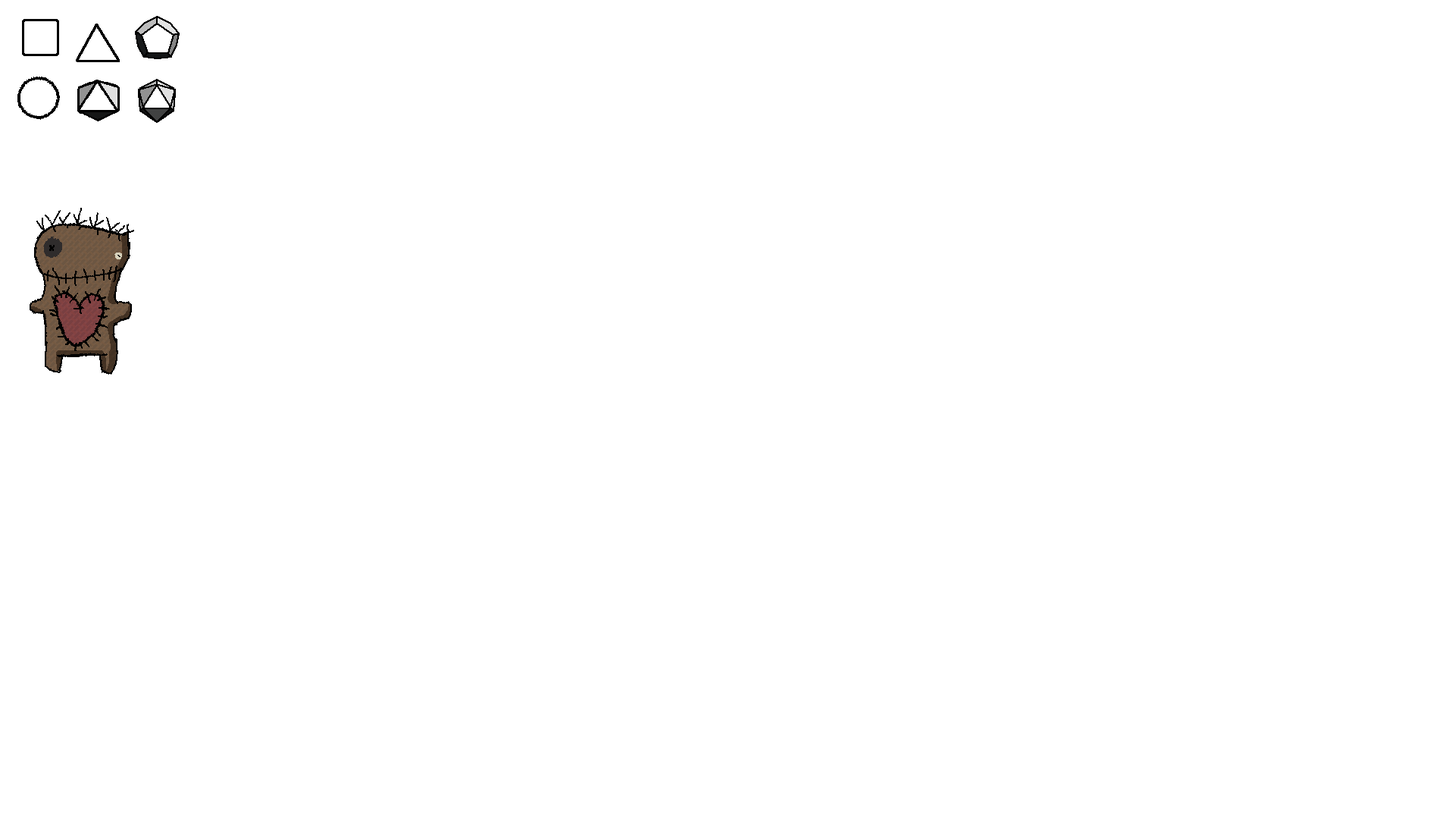
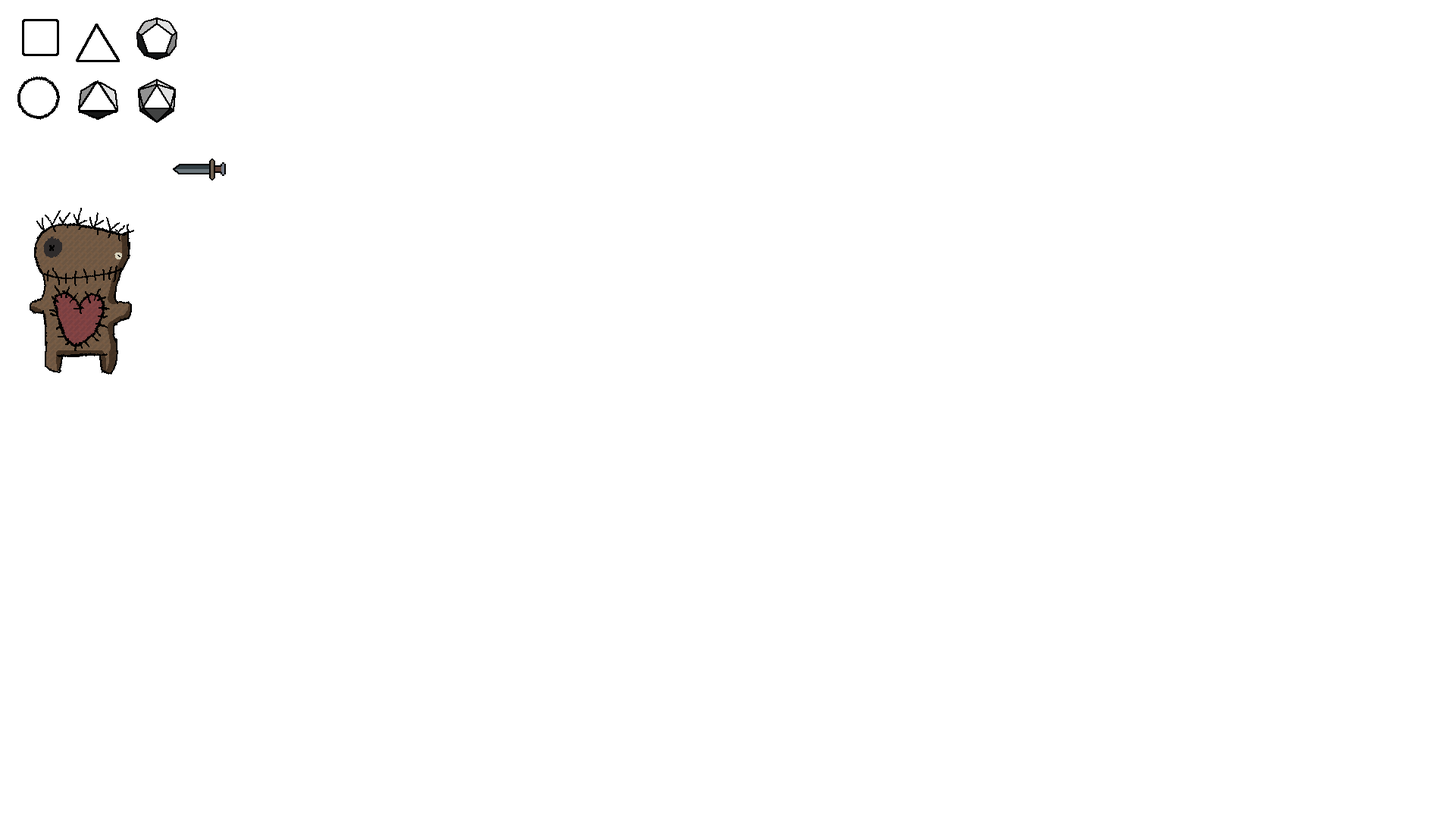
Layered file, before and after one edit (1455 × 819). Changes by layer:
added group "SwordIcon" with 2 layers above "Layer 33" over (x1=172, y1=158, x2=226, y2=181)
added layer "Layer 34" in group "SwordIcon" over (x1=172, y1=158, x2=226, y2=181)
added layer "Layer 35" in group "SwordIcon" over (x1=174, y1=159, x2=225, y2=179)
renamed "Layer 18" to "Layer 30", painted on it over (x1=134, y1=15, x2=180, y2=60)
painted on "Layer 19" over (x1=135, y1=17, x2=179, y2=60)
renamed "Layer 20" to "Layer 31", painted on it over (x1=77, y1=80, x2=120, y2=122)
removed layer "Layer 14" from group "D6" over (x1=77, y1=79, x2=120, y2=121)
painted on "Layer 16" over (x1=78, y1=81, x2=119, y2=110)
